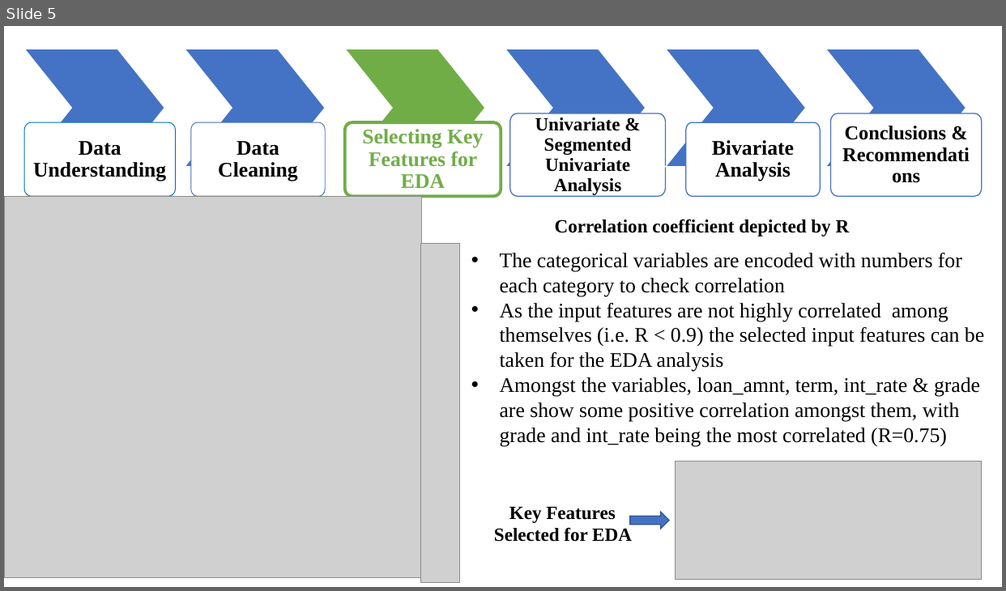
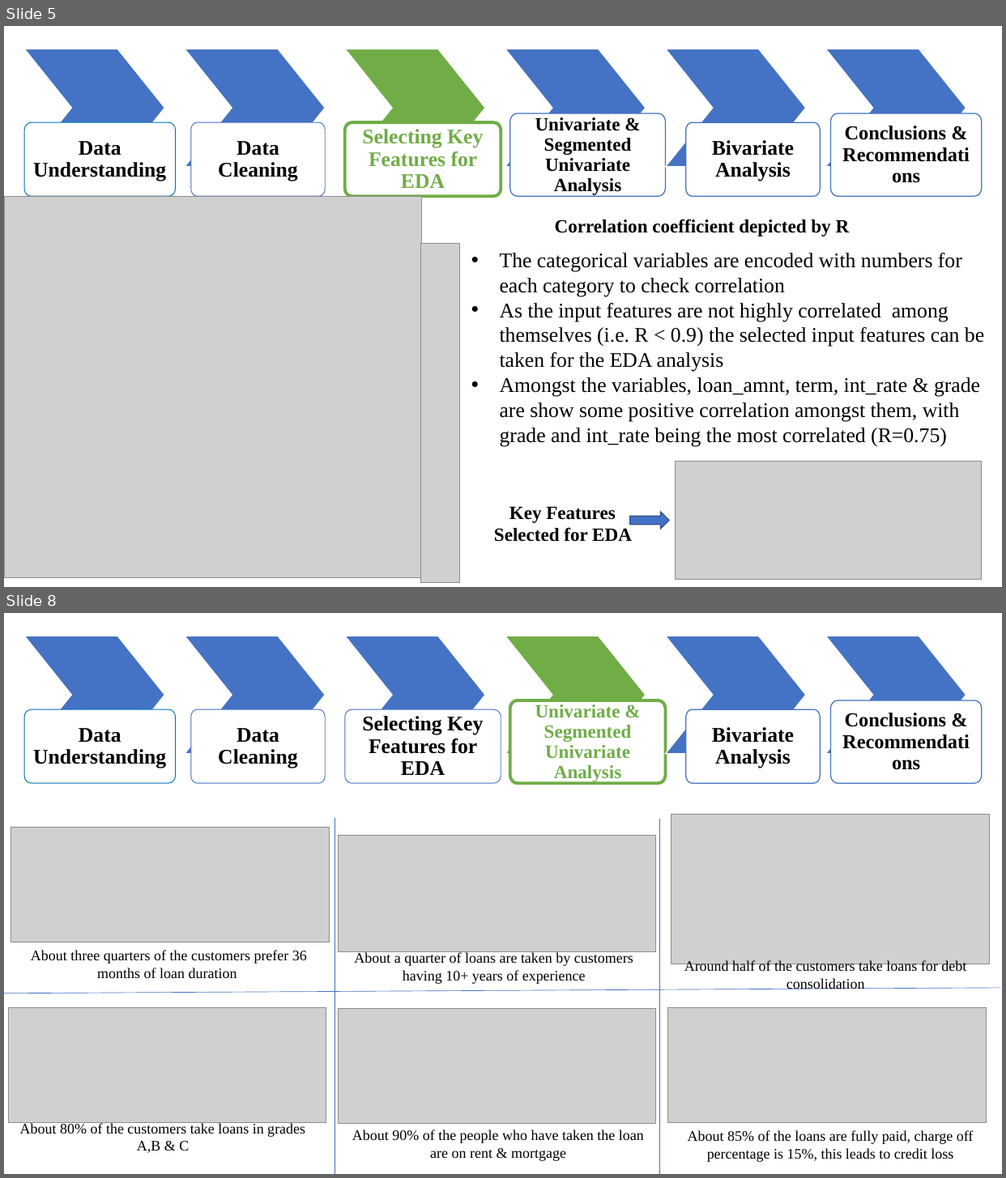
Before and after one commit to karthickchetti/LendingClubCaseStudy, a slide deck: LC_EDA.pptx. Shown one above the other, each under a label of ours: slide 5 before the commit, slides 5 and 8 after it; the slides between them are not shown. The pictures are 1006x591 and 1006x1178 pixels, drawn with LibreOffice and Linux fonts; fonts in the diff are those of the drawing; grey boxes stand for pictures. Boxes give left, top, right and bottom in pixels: in the first picture for what was removed or moved away, otherwise in the second. Text is boxed around its words. In the diff, an @@ line names an element or a change of style, - is before the commit and + after.

```diff
--- a/LC_EDA.pptx
+++ b/LC_EDA.pptx
@@ slide 8 added at [4, 613, 1002, 1174], background #FFFFFF @@
@@ group added at [24, 636, 982, 784]: 6 chevrons, 6 freeform shapes @@
+Data Understanding
+Data Cleaning
+Selecting Key Features for EDA
+Univariate & Segmented Univariate Analysis
+Bivariate Analysis
+Conclusions & Recommendations
@@ picture added at [10, 828, 329, 943] @@
@@ line added from (335, 818) to (335, 1174), #4472C4 0.5 pt @@
@@ line added from (660, 819) to (660, 1174), #4472C4 0.5 pt @@
@@ picture added at [671, 815, 989, 965] @@
@@ picture added at [338, 836, 656, 952] @@
@@ text added at [31, 950, 307, 978], 14 pt, text #000000 @@
+About three quarters of the customers prefer 36 months of loan duration
@@ text added at [354, 952, 633, 984], 14 pt, text #000000 @@
+About a quarter of loans are taken by customers having 10+ years of experience
@@ text added at [684, 960, 966, 990], 14 pt, text #000000 @@
+Around half of the customers take loans for debt consolidation
@@ line added from (4, 994) to (1001, 988), #4472C4 0.5 pt @@
@@ picture added at [9, 1008, 326, 1122] @@
@@ picture added at [338, 1008, 656, 1123] @@
@@ picture added at [668, 1008, 987, 1123] @@
@@ text added at [20, 1122, 305, 1153], 14 pt, text #000000 @@
+About 80% of the customers take loans in grades A,B & C
@@ text added at [352, 1130, 644, 1161], 14 pt, text #000000 @@
+About 90% of the people who have taken the loan are on rent & mortgage
@@ text added at [688, 1131, 974, 1162], 14 pt, text #000000 @@
+About 85% of the loans are fully paid, charge off percentage is 15%, this leads to credit loss
```
Also in this commit, not shown: 5 slides changed, 5 other slides added, 1 other file.
